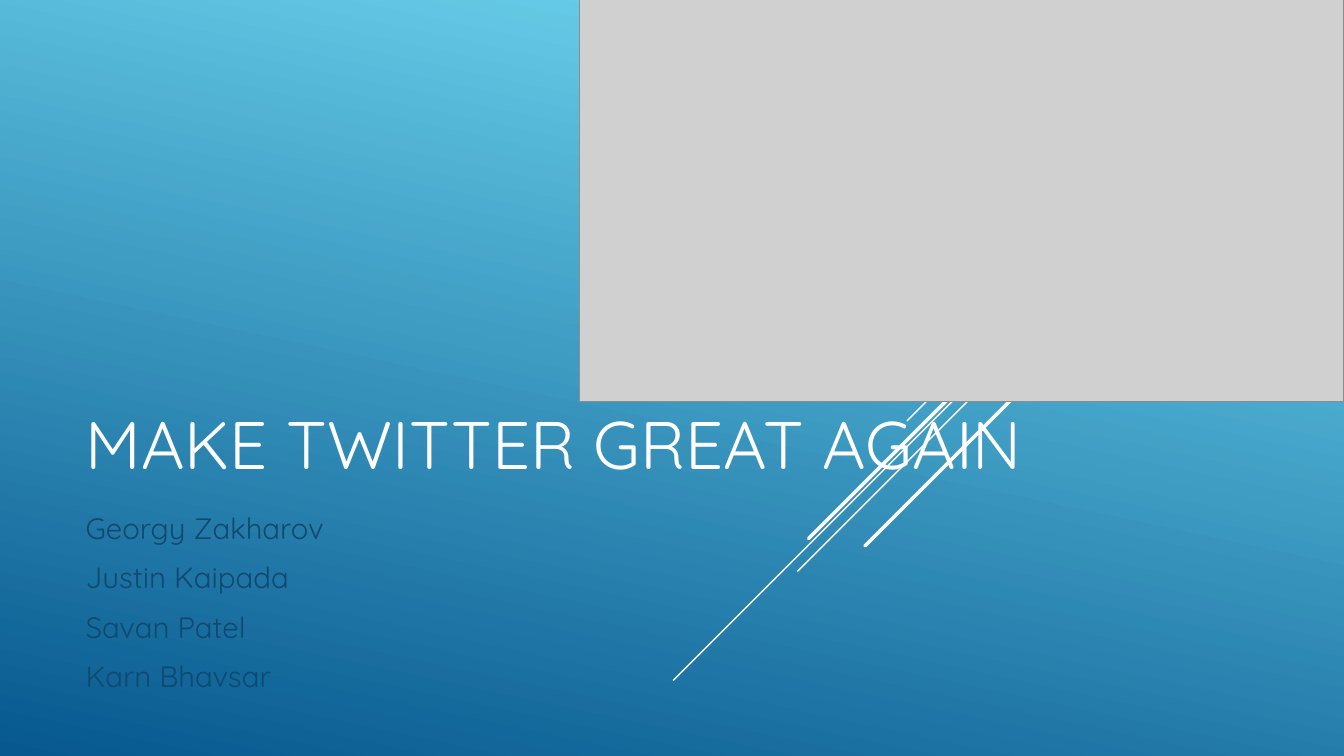
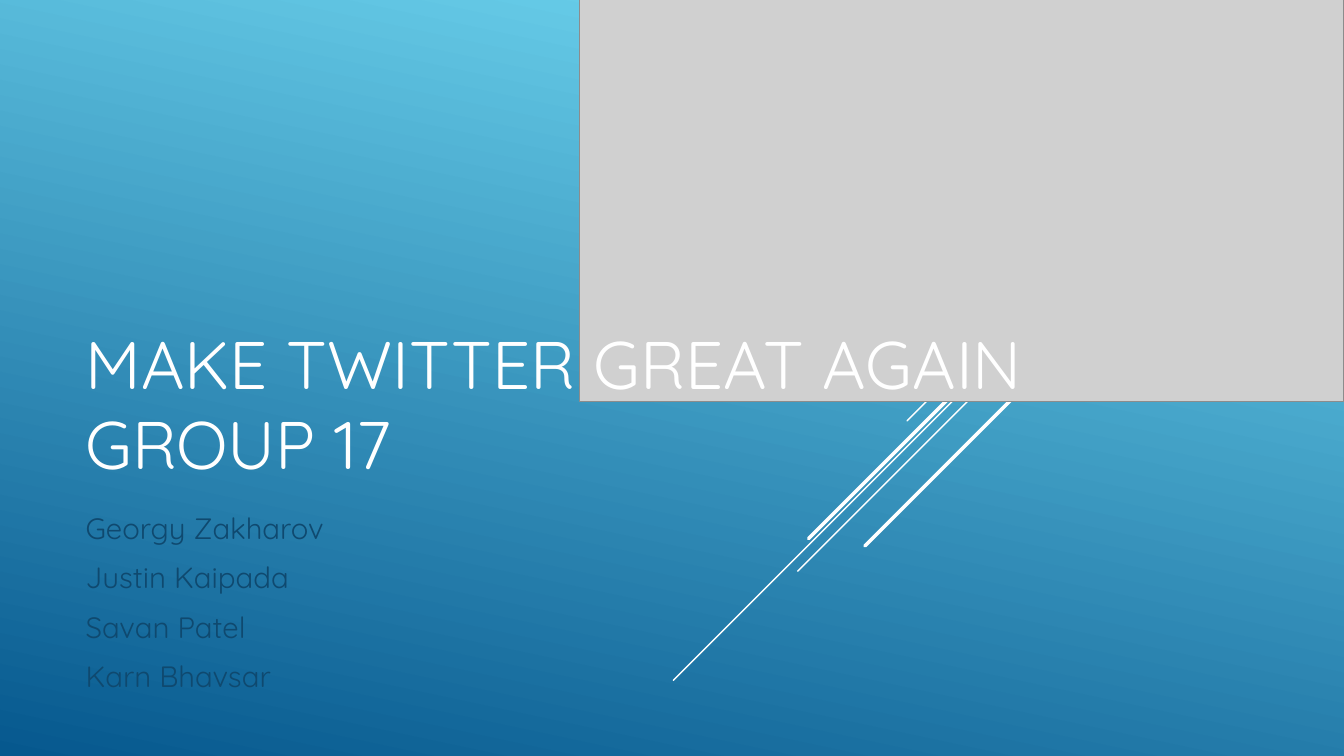
Before and after one commit to Savan777/Data-management-Systems-project-2017, a slide deck: slide 1 of DBMSpresentation.pptx. Drawn at 1344x756 pixels with LibreOffice and Linux fonts; fonts in the diff are those of the drawing; grey boxes stand for pictures. Boxes give left, top, right and bottom in pixels: in the first picture for what was removed or moved away, otherwise in the second. Text is boxed around its words. In the diff, an @@ line names an element or a change of style, - is before the commit and + after.

Commit message:
fixed the powerpoint presentation

```diff
--- a/DBMSpresentation.pptx
+++ b/DBMSpresentation.pptx
@@ title at (x1=86, y1=342, x2=1022, y2=470): text changed @@
-MAKE TWITTER GREAT AGAIN
+MAKE TWITTER GREAT AGAIN
+GROUP 17
```
Also in this commit, not shown: 1 other slide changed, 1 slide added, 3 slides removed.
